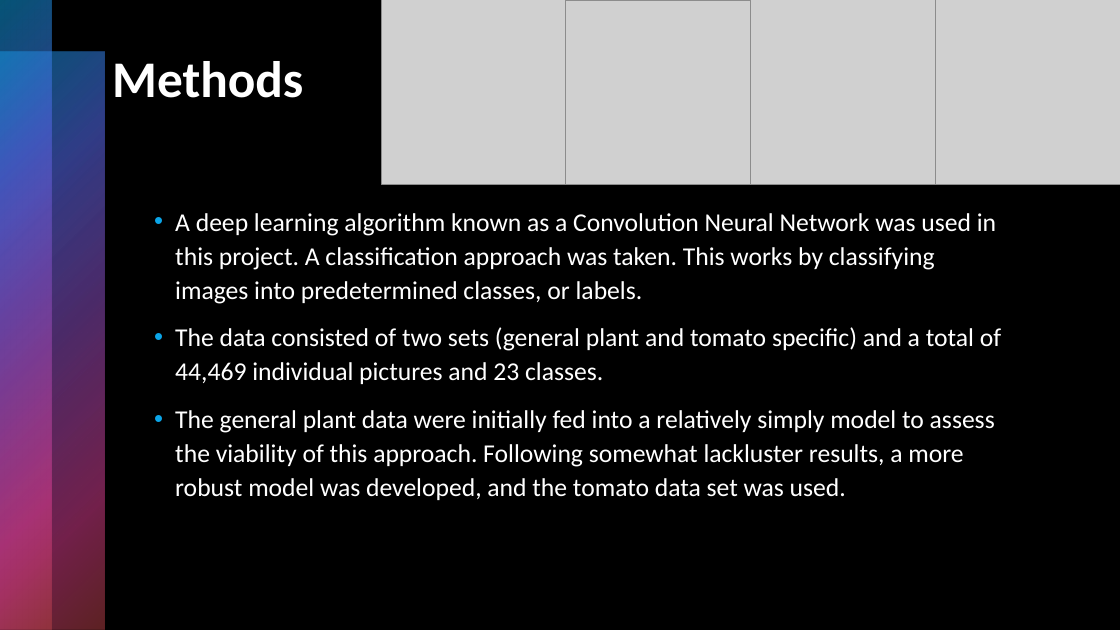
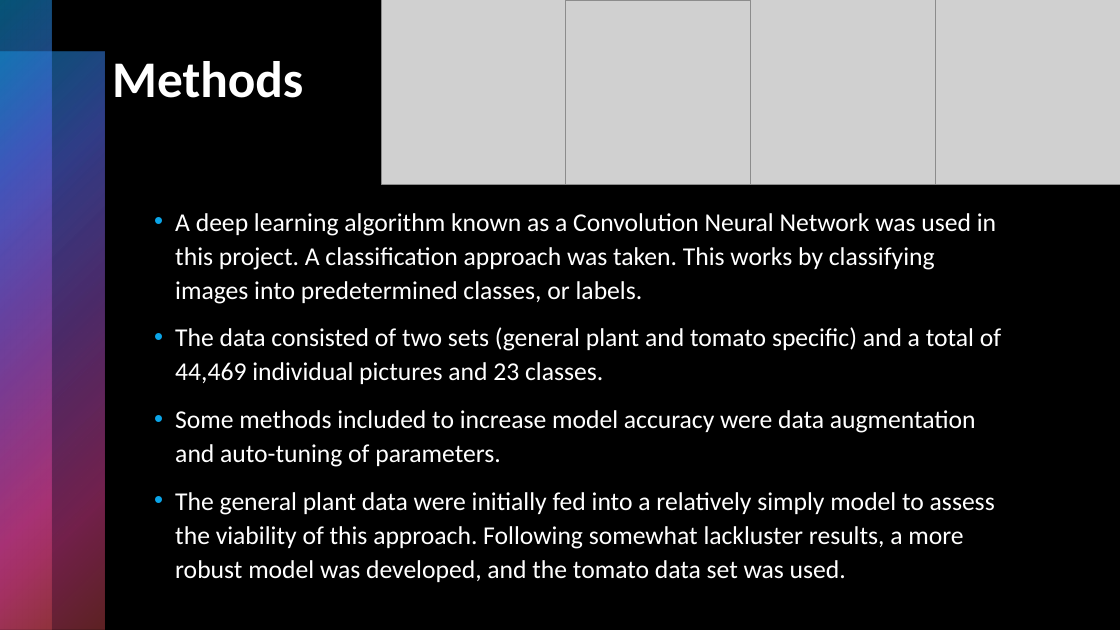
Before and after one commit to pythonpandas303/PlantDiseaseID, a slide deck: slide 3 of Presentations/Final_Project.pptx. Drawn at 1120x630 pixels with LibreOffice and Linux fonts; fonts in the diff are those of the drawing; grey boxes stand for pictures. Boxes give left, top, right and bottom in pixels: in the first picture for what was removed or moved away, otherwise in the second. Text is boxed around its words. In the diff, an @@ line names an element or a change of style, - is before the commit and + after.

```diff
--- a/Presentations/Final_Project.pptx
+++ b/Presentations/Final_Project.pptx
@@ text at bbox=[175, 410, 976, 467]: paragraph added @@
+• Some methods included to increase model accuracy were data augmentation and auto-tuning of parameters.
```
Also in this commit, not shown: 2 other slides changed, 7 slides added, 1 other file.
